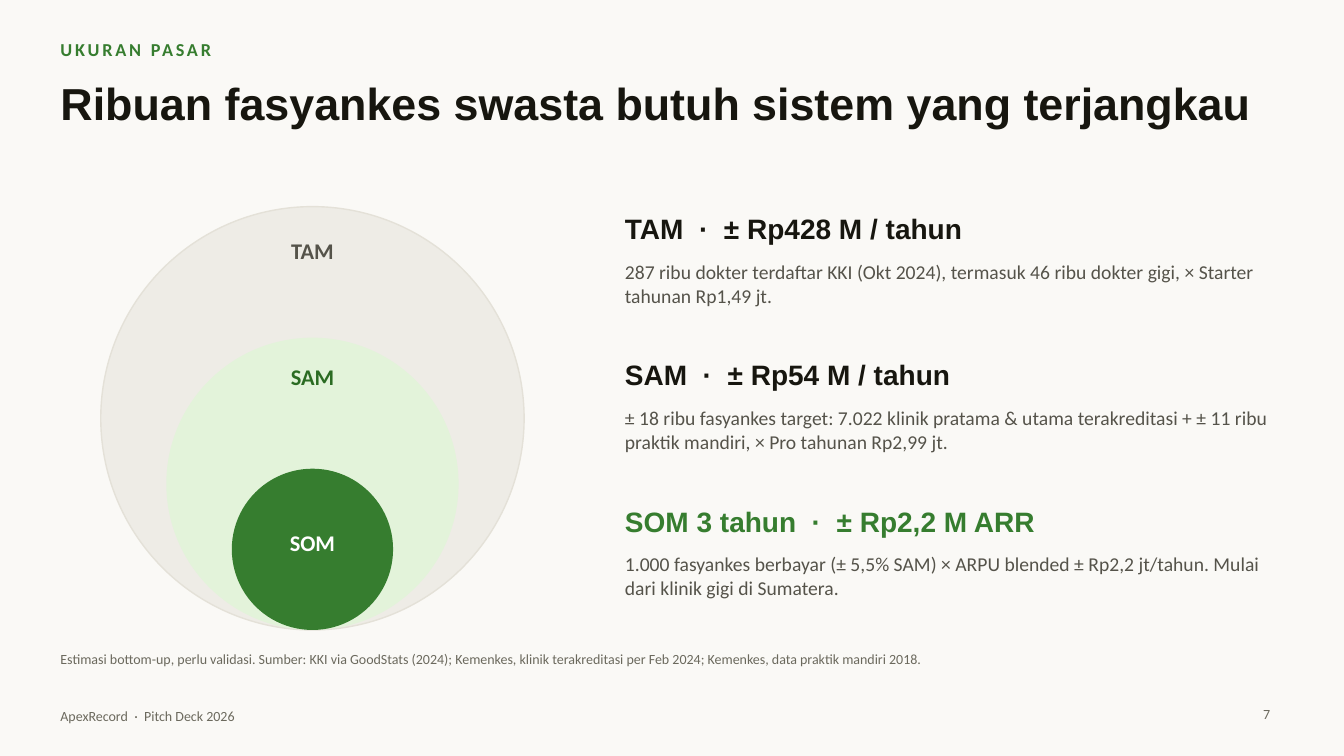
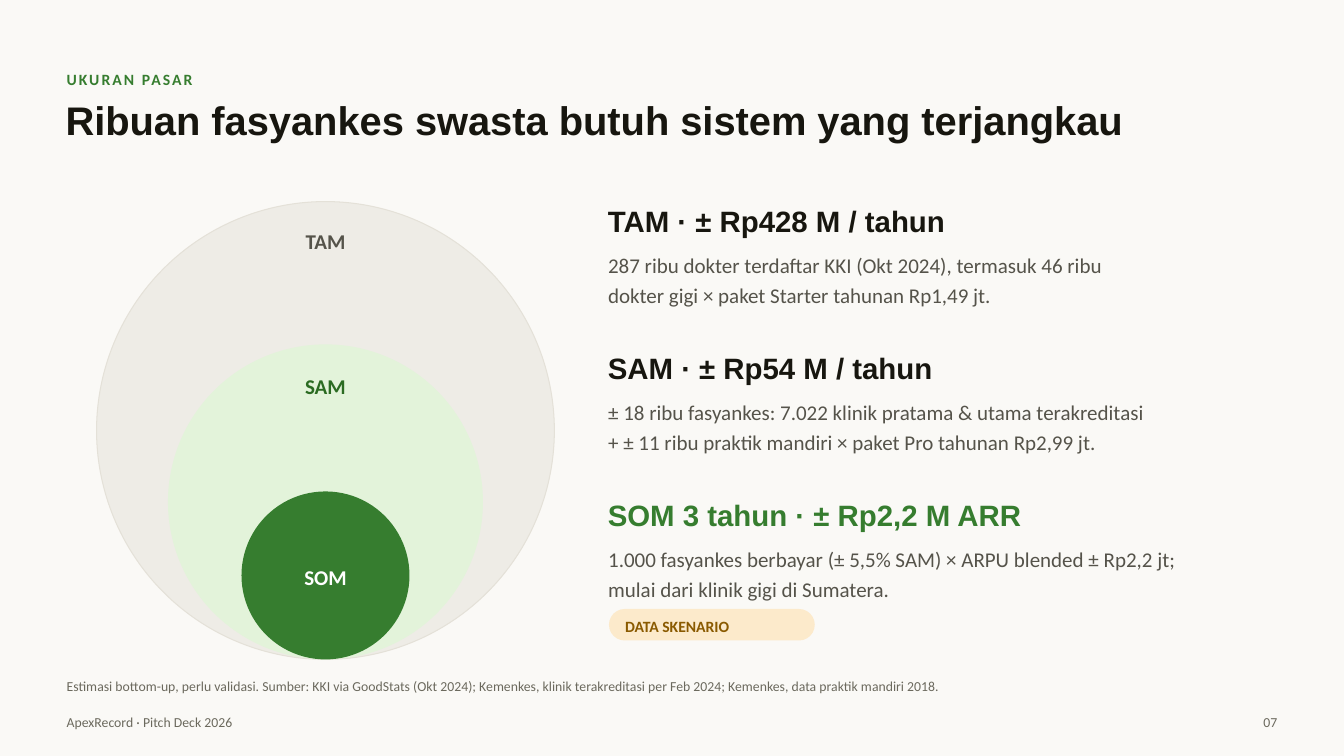
Before and after one commit to fajrulichsanai/apex-record, a slide deck: slide 7 of docs/pitch-deck/ApexRecord-Pitch-Deck.pptx. Drawn at 1344x756 pixels with LibreOffice and Linux fonts; fonts in the diff are those of the drawing. Boxes give left, top, right and bottom in pixels: in the first picture for what was removed or moved away, otherwise in the second. Text is boxed around its words. In the diff, an @@ line names an element or a change of style, - is before the commit and + after.

```diff
--- a/docs/pitch-deck/ApexRecord-Pitch-Deck.pptx
+++ b/docs/pitch-deck/ApexRecord-Pitch-Deck.pptx
@@ text "UKURAN PASAR": place and size @@
-text "UKURAN PASAR" at bbox=[60, 38, 1280, 74]
+text "UKURAN PASAR" at bbox=[67, 70, 211, 94]
@@ text "UKURAN PASAR" at bbox=[67, 70, 211, 94]: size 13 to 11.2 pt, letter spacing 2 to 1.5 pt; less space between paragraphs @@
@@ text "Ribuan fasyankes swasta butuh sistem ...": place and size @@
-text "Ribuan fasyankes swasta butuh sistem ..." at bbox=[60, 87, 1250, 129]
+text "Ribuan fasyankes swasta butuh sistem ..." at bbox=[66, 106, 1122, 143]
@@ text "Ribuan fasyankes swasta butuh sistem ..." at bbox=[66, 106, 1122, 143]: size 32 to 28.5 pt @@
@@ ellipse: place and size @@
-ellipse at bbox=[166, 338, 459, 630]
+ellipse at bbox=[97, 202, 555, 659]
@@ ellipse at bbox=[97, 202, 555, 659]: fill #E3F3DA to #EEECE6; outline none to #E4E1D8 0.75 pt @@
@@ ellipse removed at bbox=[101, 207, 524, 630] @@
@@ text "TAM · ± Rp428 M ...": place and size @@
-text "TAM · ± Rp428 M ..." at bbox=[625, 217, 962, 244]
+text "TAM · ± Rp428 M ..." at bbox=[608, 210, 945, 238]
@@ text "TAM": place and size @@
-text "TAM" at bbox=[291, 244, 333, 259]
+text "TAM" at bbox=[306, 235, 346, 249]
@@ text at bbox=[608, 258, 1101, 307]: text changed; size 14 to 15 pt @@
-287 ribu dokter terdaftar KKI (Okt 2024), termasuk 46 ribu dokter gigi, × Starter tahunan Rp1,49 jt.
+287 ribu dokter terdaftar KKI (Okt 2024), termasuk 46 ribu
+dokter gigi × paket Starter tahunan Rp1,49 jt.
@@ ellipse: place and size @@
-ellipse at bbox=[232, 469, 393, 630]
+ellipse at bbox=[168, 345, 483, 659]
@@ ellipse at bbox=[168, 345, 483, 659]: fill #367D2F to #E3F3DA @@
@@ size 20 to 21 pt in 3 elements at bbox=[608, 504, 1021, 532], bbox=[608, 210, 945, 238], bbox=[608, 357, 932, 385] @@
@@ text "SAM · ± Rp54 M ...": place and size @@
-text "SAM · ± Rp54 M ..." at bbox=[625, 364, 950, 391]
+text "SAM · ± Rp54 M ..." at bbox=[608, 357, 932, 385]
@@ text "SAM": place and size @@
-text "SAM" at bbox=[291, 370, 334, 385]
+text "SAM" at bbox=[305, 380, 346, 394]
@@ text at bbox=[623, 405, 1143, 454]: text changed; size 14 to 15 pt @@
-± 18 ribu fasyankes target: 7.022 klinik pratama & utama terakreditasi + ± 11 ribu praktik mandiri, × Pro tahunan Rp2,99 jt.
+± 18 ribu fasyankes: 7.022 klinik pratama & utama terakreditasi
++ ± 11 ribu praktik mandiri × paket Pro tahunan Rp2,99 jt.
@@ ellipse added at bbox=[242, 492, 410, 660], fill #367D2F @@
@@ text "SOM 3 tahun · ± ...": place and size @@
-text "SOM 3 tahun · ± ..." at bbox=[625, 510, 1035, 537]
+text "SOM 3 tahun · ± ..." at bbox=[608, 504, 1021, 532]
@@ size 16 to 15 pt in 3 elements at bbox=[305, 380, 346, 394], bbox=[306, 235, 346, 249], bbox=[304, 571, 346, 585] @@
@@ text "SOM": place and size @@
-text "SOM" at bbox=[290, 536, 335, 551]
+text "SOM" at bbox=[304, 571, 346, 585]
@@ text at bbox=[608, 552, 1175, 601]: text changed; size 14 to 15 pt @@
-1.000 fasyankes berbayar (± 5,5% SAM) × ARPU blended ± Rp2,2 jt/tahun. Mulai dari klinik gigi di Sumatera.
+1.000 fasyankes berbayar (± 5,5% SAM) × ARPU blended ± Rp2,2 jt;
+mulai dari klinik gigi di Sumatera.
@@ rounded rectangle added at bbox=[609, 609, 815, 640], fill #FCEACB @@
@@ text added at bbox=[625, 621, 729, 632], 11.2 pt, text #8A5A00, bold @@
+DATA SKENARIO
@@ text at bbox=[67, 681, 938, 693]: text changed; size 10 to 9.8 pt @@
-Estimasi bottom-up, perlu validasi. Sumber: KKI via GoodStats (2024); Kemenkes, klinik terakreditasi per Feb 2024; Kemenkes, data praktik mandiri 2018.
+Estimasi bottom-up, perlu validasi. Sumber: KKI via GoodStats (Okt 2024); Kemenkes, klinik terakreditasi per Feb 2024; Kemenkes, data praktik mandiri 2018.
@@ text removed at bbox=[60, 711, 234, 723] @@
-ApexRecord · Pitch Deck 2026
@@ text added at bbox=[67, 717, 232, 729], 9.8 pt, text #6B695D @@
+ApexRecord · Pitch Deck 2026
@@ page number removed at bbox=[1263, 710, 1270, 719] @@
-7
@@ text added at bbox=[1263, 718, 1277, 727], 9.8 pt, text #6B695D @@
+07
```
Also in this commit, not shown: 19 other slides changed.
